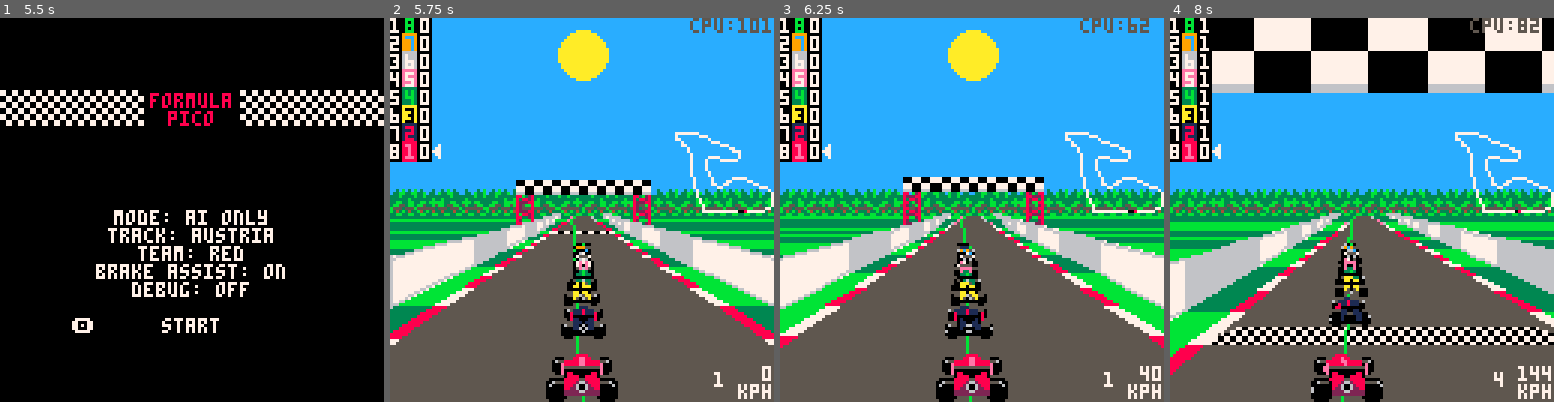
Above: before the commit, frames 1-4 (left to right).
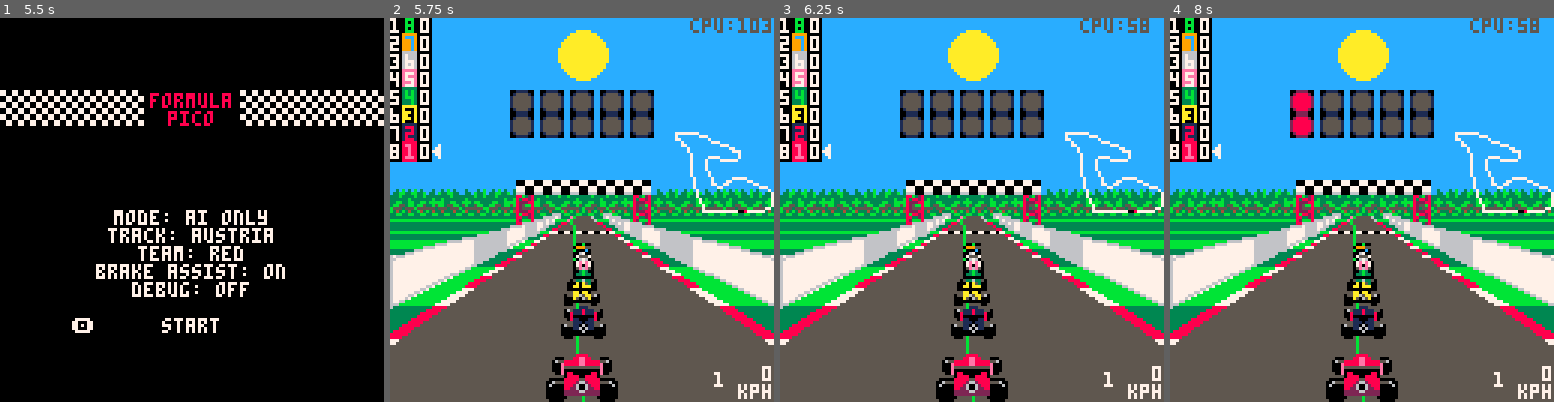
Above: after the commit, the same moments.

Repository: Joeltronics/formula_pico
Game: PICO-8 cartridge formula_pico.p8
Same seed, same stepped clock (60 frames per second), same inputs: the game is played once before the commit and once after it.
Inputs:
- Up to frame 1 (5.5 s): tap X (X key) at 0.33, 1.07, 1.85, 2.97, 4.08, 5.2 s; tap O (Z key) at 0.7, 1.7, 2.1, 2.5, 2.9, 3.3, 3.7, 4.1, 4.5, 4.9, 5.3 s; hold Right 1.6-2.1 s; hold Up 2.15-2.42 s; hold Right 2.47-3.03 s; hold Left 3.08-3.58 s; hold Down 3.63-3.97 s; hold Right 4.02-4.68 s; hold Up 4.73-5.03 s; hold Left from 5.08 s (still down)
- Up to frame 2 (5.75 s): release Left at 5.68 s; tap O (Z key) at 5.7 s; hold Down from 5.73 s (still down)
- Up to frame 3 (6.25 s): release Down at 6.03 s; hold Right from 6.08 s (still down); tap O (Z key) at 6.1 s
- Up to frame 4 (8 s): tap X (X key) at 6.32, 7.43 s; tap O (Z key) every 0.4 s from 6.5 to 7.7 s; release Right at 6.58 s; hold Right 6.63-7.13 s; hold Up 7.18-7.45 s; hold Right from 7.5 s (still down)

Frame 1 is identical in both runs. In frame 2, 3.9% of the frame differs, in the area x 31-100%, y 0-32%; in frame 3, 15%; in frame 4, 47%, in the area x 0-100%, y 0-100%.

Commit message:
Race start procedure

Diff:
--- a/drawing.lua
+++ b/drawing.lua
@@ -342,10 +342,9 @@
 		)
 	end
 
+	-- Don't know how slow these are - might be worth saving the tokens and juist always calling pal()?
+	if (s.palt and not s.palette) palt()
 	if (s.palette) pal()
-	if (s.palt) palt()
-	-- pal()
-	-- palt()
 end
 
 function draw_road()
@@ -554,11 +553,23 @@
 	end
 end
 
+function draw_race_start_lights()
+	palt(0, false)
+	for i = 1,5 do
+		if (i == 1 + race_start_num_lights) pal(palette_race_start_light_out)
+		spr(48, 30 + 10*i, 24)
+		spr(48, 30 + 10*i, 32)
+	end
+	pal()
+end
+
 function draw_hud()
 
 	if #cars > 1 then
 		draw_ranking()
 	end
+
+	if (not race_started) draw_race_start_lights()
 
 	cursor(116, 116, 7)
 	local speed_print = '' .. round(cars[1].speed * speed_to_kph)
--- a/formula_pico.p8
+++ b/formula_pico.p8
@@ -70,14 +70,14 @@
 bbbbbbbbbbbbbbbbbbbbbbbbbbbbbbbbbbbbbbbbbbbbbbbbbbbbbbbbbbbbbbbbbbbbbbbbbbbbbbbbbbbbbbbbbbbbbbbbbbbbbbbbbbbbbbbbbbbbbbbbbbbbbbbb
 bbbbbbbbbbbbbbbbbbbbbbbbbbbbbbbbbbbbbbbbbbbbbbbbbbbbbbbbbbbbbbbbbbbbbbbbbbbbbbbbbbbbbbbbbbbbbbbbbbbbbbbbbbbbbbbbbbbbbbbbbbbbbbbb
 bbbbbbbbbbbbbbbbbbbbbbbbbbbbbbbbbbbbbbbbbbbbbbbbbbbbbbbbbbbbbbbbbbbbbbbbbbbbbbbbbbbbbbbbbbbbbbbbbbbbbbbbbbbbbbbbbbbbbbbbbbbbbbbb
-bbbbbbbbbbbbbbbbbbbbbbbbbbbbbbbbbbbbbbbbbbbbbbbbbbbbbbbbbbbbbbbbbbbbbbbbbbbbbbbbbbbbbbbbbbbbbbbbbbbbbbbbbbbbbbbbbbbbbbbbbbbbbbbb
-bbbbbbbbbbbbbbbbbbbbbbbbbbbbbbbbbbbbbbbbbbbbbbbbbbbbbbbbbbbbbbbbbbbbbbbbbbbbbbbbbbbbbbbbbbbbbbbbbbbbbbbbbbbbbbbbbbbbbbbbbbbbbbbb
-bbbbbbbbbbbbbbbbbbbbbbbbbbbbbbbbbbbbbbbbbbbbbbbbbbbbbbbbbbbbbbbbbbbbbbbbbbbbbbbbbbbbbbbbbbbbbbbbbbbbbbbbbbbbbbbbbbbbbbbbbbbbbbbb
-bbbbbbbbbbbbbbbbbbbbbbbbbbbbbbbbbbbbbbbbbbbbbbbbbbbbbbbbbbbbbbbbbbbbbbbbbbbbbbbbbbbbbbbbbbbbbbbbbbbbbbbbbbbbbbbbbbbbbbbbbbbbbbbb
-bbbbbbbbbbbbbbbbbbbbbbbbbbbbbbbbbbbbbbbbbbbbbbbbbbbbbbbbbbbbbbbbbbbbbbbbbbbbbbbbbbbbbbbbbbbbbbbbbbbbbbbbbbbbbbbbbbbbbbbbbbbbbbbb
-bbbbbbbbbbbbbbbbbbbbbbbbbbbbbbbbbbbbbbbbbbbbbbbbbbbbbbbbbbbbbbbbbbbbbbbbbbbbbbbbbbbbbbbbbbbbbbbbbbbbbbbbbbbbbbbbbbbbbbbbbbbbbbbb
-bbbbbbbbbbbbbbbbbbbbbbbbbbbbbbbbbbbbbbbbbbbbbbbbbbbbbbbbbbbbbbbbbbbbbbbbbbbbbbbbbbbbbbbbbbbbbbbbbbbbbbbbbbbbbbbbbbbbbbbbbbbbbbbb
-bbbbbbbbbbbbbbbbbbbbbbbbbbbbbbbbbbbbbbbbbbbbbbbbbbbbbbbbbbbbbbbbbbbbbbbbbbbbbbbbbbbbbbbbbbbbbbbbbbbbbbbbbbbbbbbbbbbbbbbbbbbbbbbb
+00222200bbbbbbbbbbbbbbbbbbbbbbbbbbbbbbbbbbbbbbbbbbbbbbbbbbbbbbbbbbbbbbbbbbbbbbbbbbbbbbbbbbbbbbbbbbbbbbbbbbbbbbbbbbbbbbbbbbbbbbbb
+02888820bbbbbbbbbbbbbbbbbbbbbbbbbbbbbbbbbbbbbbbbbbbbbbbbbbbbbbbbbbbbbbbbbbbbbbbbbbbbbbbbbbbbbbbbbbbbbbbbbbbbbbbbbbbbbbbbbbbbbbbb
+28888882bbbbbbbbbbbbbbbbbbbbbbbbbbbbbbbbbbbbbbbbbbbbbbbbbbbbbbbbbbbbbbbbbbbbbbbbbbbbbbbbbbbbbbbbbbbbbbbbbbbbbbbbbbbbbbbbbbbbbbbb
+28888882bbbbbbbbbbbbbbbbbbbbbbbbbbbbbbbbbbbbbbbbbbbbbbbbbbbbbbbbbbbbbbbbbbbbbbbbbbbbbbbbbbbbbbbbbbbbbbbbbbbbbbbbbbbbbbbbbbbbbbbb
+28888882bbbbbbbbbbbbbbbbbbbbbbbbbbbbbbbbbbbbbbbbbbbbbbbbbbbbbbbbbbbbbbbbbbbbbbbbbbbbbbbbbbbbbbbbbbbbbbbbbbbbbbbbbbbbbbbbbbbbbbbb
+28888882bbbbbbbbbbbbbbbbbbbbbbbbbbbbbbbbbbbbbbbbbbbbbbbbbbbbbbbbbbbbbbbbbbbbbbbbbbbbbbbbbbbbbbbbbbbbbbbbbbbbbbbbbbbbbbbbbbbbbbbb
+02888820bbbbbbbbbbbbbbbbbbbbbbbbbbbbbbbbbbbbbbbbbbbbbbbbbbbbbbbbbbbbbbbbbbbbbbbbbbbbbbbbbbbbbbbbbbbbbbbbbbbbbbbbbbbbbbbbbbbbbbbb
+00222200bbbbbbbbbbbbbbbbbbbbbbbbbbbbbbbbbbbbbbbbbbbbbbbbbbbbbbbbbbbbbbbbbbbbbbbbbbbbbbbbbbbbbbbbbbbbbbbbbbbbbbbbbbbbbbbbbbbbbbbb
 0003000000000000444444440000000000000000000000000000000000000000bbbbbbbbbbbbbbbbbbbbbbbbbbbbbbbb00007777000077770000777700007777
 0003000000000000455599940000000000000000000000000000000000000000bbbbbbbbbbbbbbbbbbbbbbbbbbbbbbbb00007777000077770000777700007777
 0033000000000000495559940000000000000000000000000000000000000000bbbbbbbbbbbbbbbbbbbbbbbbbbbbbbbb00007777000077770000777700007777
--- a/game_logic.lua
+++ b/game_logic.lua
@@ -1,11 +1,15 @@
 
-function init_game(track_idx, team_idx, ghost, num_other_cars, ai_only)
+function init_game(track_idx, team_idx, is_race, ghost, num_other_cars, ai_only)
 	road = tracks[track_idx]
 	if (debug) poke(0x5F2D, 1)  -- enable keyboard
 	poke(0x5f36, 0x40)  -- prevent printing at bottom of screen from triggering scroll
 	init_cars(team_idx, ghost, num_other_cars, ai_only)
 	init_track()
 	init_minimap()
+
+	race_started = not is_race
+	race_start_counter = 0
+	race_start_num_lights = 0
 end
 
 function init_cars(team_idx, ghost, num_other_cars, ai_only)
@@ -35,6 +39,9 @@
 			palette = palette_ghost
 			segment_idx = 1
 		end
+		-- Start reaction time: 0.15 - 0.5 seconds (9-30 frames)
+		local start_delay_counter = 0
+		if (ai and not is_ghost) start_delay_counter = 9 + flr(rnd(21))
 		add(cars, {
 			x=0,
 			laps=-1,
@@ -57,6 +64,7 @@
 			in_pit=false,
 			touched_wall=false,
 			touched_wall_sound=false,
+			start_delay_counter=start_delay_counter,
 		})
 
 		del(teams, team_idx)
@@ -114,28 +122,33 @@
 	while stat(30) do
 		local key = stat(31)
 		-- printh('"' .. key .. '"')
-		if (key == 'k') player_car.subseg += 0.25
-		if (key == 'j') player_car.subseg -= 0.25
-		if (key == '⌂') player_car.subseg += 1
-		if (key == '웃') player_car.subseg -= 1
-		if (key == ':') player_car.subseg = 0
-		if (key == 'h') player_car.x -= 0.25
-		if (key == 'l') player_car.x += 0.25
-		if (key == '♥') player_car.x -= 1
-		if (key == '⬅️') player_car.x += 1
+		if race_started then
+			if (key == 'k') player_car.subseg += 0.25
+			if (key == 'j') player_car.subseg -= 0.25
+			if (key == '⌂') player_car.subseg += 1
+			if (key == '웃') player_car.subseg -= 1
+			if (key == ':') player_car.subseg = 0
+			if (key == 'h') player_car.x -= 0.25
+			if (key == 'l') player_car.x += 0.25
+			if (key == '♥') player_car.x -= 1
+			if (key == '⬅️') player_car.x += 1
+			if (key == '`') player_car.speed = min(player_car.speed + 0.25, 2) -- turbo
+			if (key == '~') then
+				-- turbo for all cars
+				for car in all(cars) do
+					car.speed = min(car.speed + 0.25, 2)
+				end
+			end
+		else
+			if (key == '`' or key == '~') race_start_counter += 15
+		end
+
 		if (key == '7') cam_x_scale = max(cam_x_scale - 0.25, 0)
 		if (key == '8') cam_x_scale = min(cam_x_scale + 0.25, 1)
 		if (key == '9') cam_dy = max(cam_dy - 0.25, 0.25)
 		if (key == '0') cam_dy += 0.25
 		if (key == '-') cam_dz = max(cam_dz - 0.25, 0.25)
 		if (key == '=') cam_dz += 0.25
-		if (key == '`') player_car.speed = min(player_car.speed + 0.25, 2)  -- turbo
-		if (key == '~') then
-			-- turbo for all cars
-			for car in all(cars) do
-				car.speed = min(car.speed + 0.25, 2)
-			end
-		end
 		if (key == '<') player_car.heading -= 1/256
 		if (key == '>') player_car.heading += 1/256
 		if (key == 'f') frozen = not frozen
@@ -210,6 +223,11 @@
 function tick_car_speed(car, section, accel_brake_input)
 
 	-- Determine acceleration & speed
+
+	if car.start_delay_counter > 0 then
+		car.start_delay_counter -= 1
+		return 0
+	end
 
 	-- TODO: also factor in slope
 
@@ -463,6 +481,41 @@
 	clip_wall(car, section)
 end
 
+function tick_race_start(accel_brake_input)
+
+	assert(not race_started)
+
+	if (not frozen) race_start_counter += 1
+
+	if race_start_num_lights <= 0 then
+		-- No lights yet - 2 second delay
+		if race_start_counter > 120 then
+			race_start_num_lights = 1
+			race_start_counter = 0
+			sfx(4, 3)
+		end
+	elseif race_start_num_lights < 5 then
+		-- 1-5 lights - 1 second delay
+		if race_start_counter > 60 then
+			race_start_num_lights += 1
+			race_start_counter = 0
+			sfx(4, 3)
+		end
+	else
+		-- 5 lights - 1-3 second delay
+		if (not race_start_random_delay) race_start_random_delay = 60 + rnd(120)
+		if race_start_counter > race_start_random_delay then
+			race_started = true
+			race_start_num_lights = 0
+			race_start_counter = 0
+			sfx(5, 3)
+
+			-- If trying to accelerate at the moment lights go out, delay start by 1/2 ssecond (30 frames)
+			if (accel_brake_input > 0 and not cars[1].ai) cars[1].start_delay_counter = 30
+		end
+	end
+end
+
 function game_tick()
 
 	if debug then
@@ -475,10 +528,14 @@
 	if (btn(2) or btn(4)) accel_brake_input = 1
 	if (btn(3) or btn(5)) accel_brake_input -= 2
 
-	for car in all(cars) do
-		tick_car(car, accel_brake_input, steering_input)
-	end
-
-	-- TODO: don't do this on every update; only if there was an overtake
-	update_car_positions(false)
-end
+	if race_started then
+		for car in all(cars) do
+			tick_car(car, accel_brake_input, steering_input)
+		end
+
+		-- TODO: don't do this on every update; only if there was an overtake
+		update_car_positions(false)
+	else
+		tick_race_start(accel_brake_input)
+	end
+end
--- a/globals.lua
+++ b/globals.lua
@@ -73,6 +73,11 @@
 	7, 7, 7, 7, 7, 7, 7, 7, 7, 7, 7, 7, 7, 6, 7, 6,
 }
 
+palette_race_start_light_out = {
+	[2]=1,
+	[8]=5,
+}
+
 --
 -- Globals that are effectively const after init
 --
@@ -98,7 +103,12 @@
 
 frozen = false
 
--- TODO: rename "track"
+-- TODO: rename to "track"
 road = nil  -- Setting this also acts as "game started" flag
 cars = {}
 car_positions = {}
+
+race_started = false
+race_start_counter = 0
+race_start_num_lights = 0
+race_start_random_delay = nil
--- a/sound.lua
+++ b/sound.lua
@@ -61,6 +61,11 @@
 
 	if (not enable_sound) return
 
+	-- TODO: special sounds for race start - many cars idling
+	-- if not race_started then
+	-- end
+
+	-- TODO: also other nearby cars
 	local player_car = cars[1]
 
 	-- TODO: sound for on curb?
--- a/title_screen.lua
+++ b/title_screen.lua
@@ -33,8 +33,9 @@
 			-- elseif mode == 2 then
 			if (mode >= 1) num_other_cars = 7
 			local ai_only = (mode == 2)
+			local is_race = num_other_cars > 1
 
-			init_game(1 + track_zidx, 1 + team_zidx, ghost, num_other_cars, ai_only)
+			init_game(1 + track_zidx, 1 + team_zidx, is_race, ghost, num_other_cars, ai_only)
 			return
 		else
 			row_zidx += 1
Not shown, changed: the sound effects (__sfx__) section of formula_pico.p8
Not shown, changed: TODO.md
